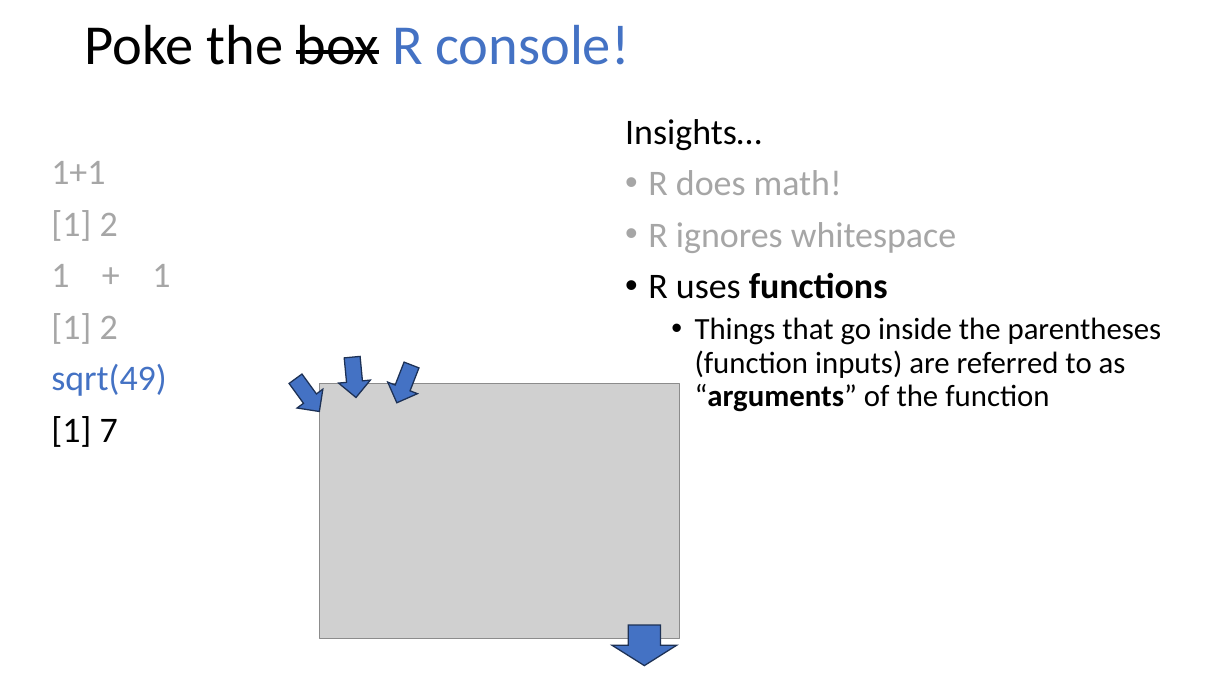
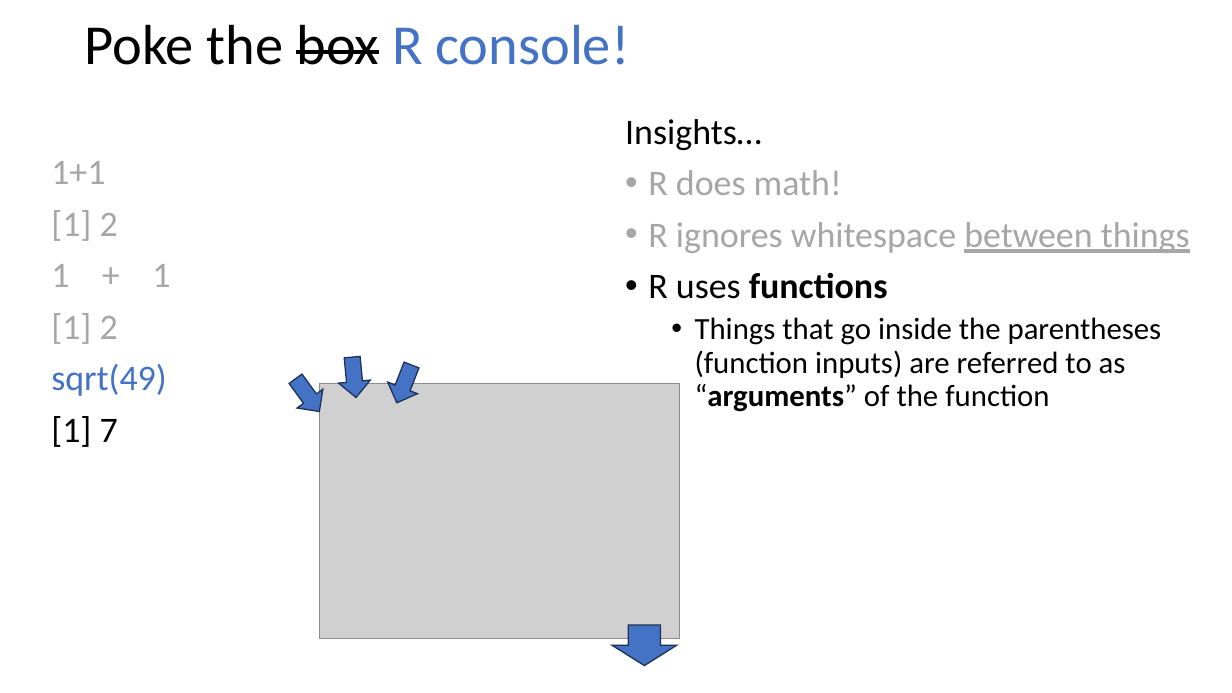
Before and after one commit to ADFG-DSF/ADFG_R_Intro_Workshop_2025, a slide deck: slide 5 of presentations/3 - Programming Basics 1 - Poke the Box.pptx. Drawn at 1232x693 pixels with LibreOffice and Linux fonts; fonts in the diff are those of the drawing; grey boxes stand for pictures. Boxes give left, top, right and bottom in pixels: in the first picture for what was removed or moved away, otherwise in the second. Text is boxed around its words. In the diff, an @@ line names an element or a change of style, - is before the commit and + after.

```diff
--- a/presentations/3 - Programming Basics 1 - Poke the Box.pptx
+++ b/presentations/3 - Programming Basics 1 - Poke the Box.pptx
@@ text at (x1=648, y1=222, x2=1190, y2=253): text changed @@
-• R ignores whitespace
+• R ignores whitespace between things
```
Also in this commit, not shown: 4 other slides changed, 1 other file.
